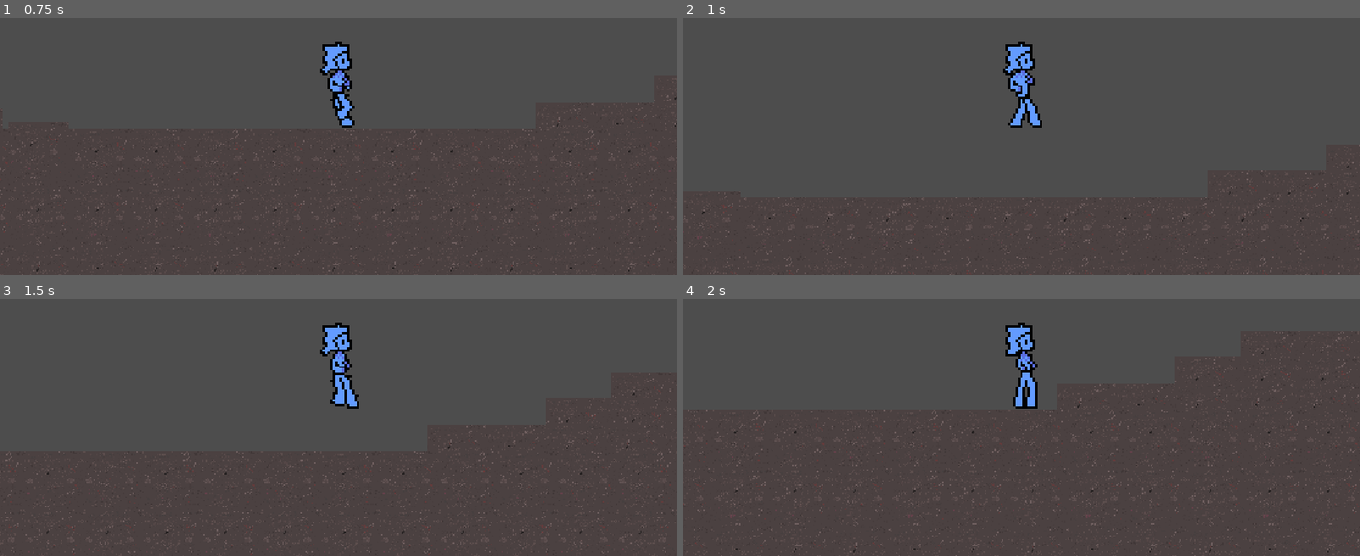
Above: before the commit, frames 1-4 (two rows, left to right).
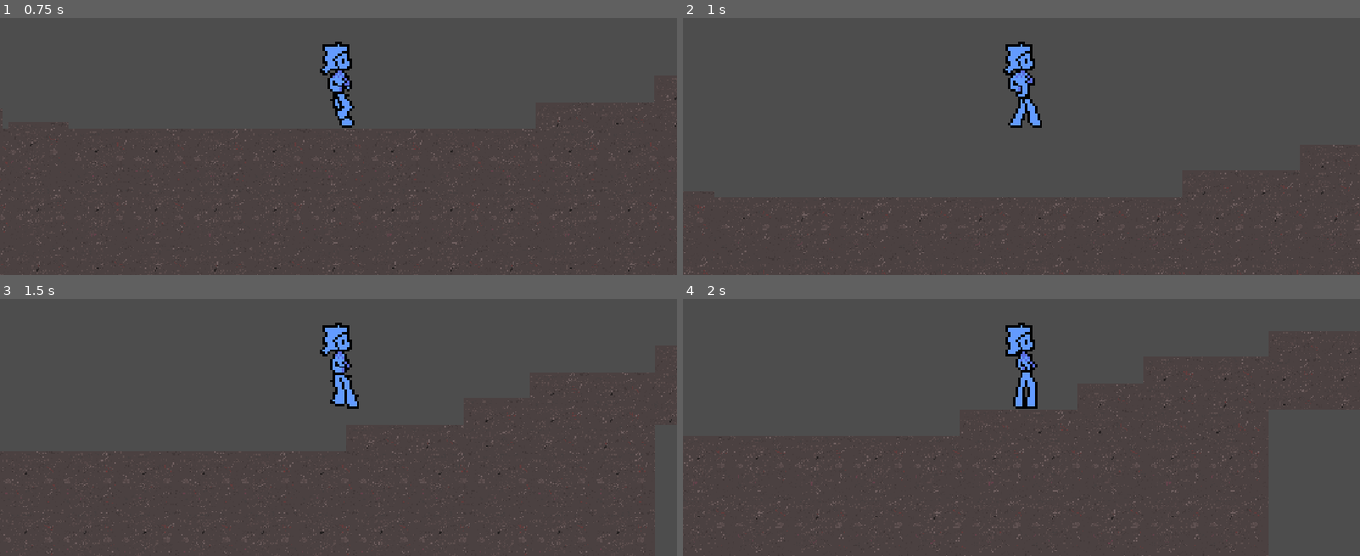
Above: after the commit, the same moments.

Repository: OneWingedDog/Prism2D
Game: Godot game, scene res://Scenes/tuff_test_map.tscn
The game is run twice, just before and just after one commit, with the same random seed, the same clock (stepped at 60 frames per second) and the same inputs.
Inputs:
- Up to frame 1 (0.75 s): tap Enter (ui_accept) at 0.5 s; hold D (Right) from 0.53 s (still down)
- Up to frame 2 (1 s): keep holding D (Right); tap Space (Jump) at 0.77 s
- Up to frame 3 (1.5 s): keep holding D (Right)
- Up to frame 4 (2 s): keep holding D (Right); tap Space (Jump) at 1.52 s

Frame 1 is identical in both runs. In frame 2, 1.0% of the frame differs, in the area x 0-100%, y 49-100%; in frame 3, 1.4%; in frame 4, 1.8%, in the area x 0-100%, y 12-100%.

Commit message:
basic movment done

Diff:
--- a/prism-2d/Scenes/character_body_2d.gd
+++ b/prism-2d/Scenes/character_body_2d.gd
@@ -8,27 +8,31 @@
 var jump:bool
 var terminal_velocity:int = 10000
 @onready var oldinpt
-@onready var input_direction: Vector2
+@onready var input_direction:Vector2
 @onready var incnum:float = 0
 @onready var animated_sprite_2d: AnimatedSprite2D = $AnimatedSprite2D
 
 func get_input():
 
-	oldinpt = input_direction
+	if input_direction.x == (1.0) or (-1.0) :
+		oldinpt = input_direction
 
-
+	print(jump)
+	print(incnum)
 
 	input_direction = Input.get_vector("Left", "Right", "ui_text_backspace", "Jump")
 	velocity.x = input_direction.x * (speed * incnum)
 
-	if not oldinpt == input_direction:
-		incnum = 0
+
 
 
 	if Input.is_action_just_pressed("Jump") and jump == false:
 		inum = 0
 		velocity.y = jumpv
 		jump = true
+
+	if not oldinpt == input_direction and jump == false :
+		incnum = 0
 
 	velocity.y = velocity.y + inum
 
@@ -40,6 +44,7 @@
 		animated_sprite_2d.play("Walk_Run")
 	else:
 		animated_sprite_2d.play("default")
+
 func _physics_process(delta):
 
 	if not incnum > 0.9:
Not shown, added: prism-2d/Scenes/tuff_player.tscn694273525.tmp
